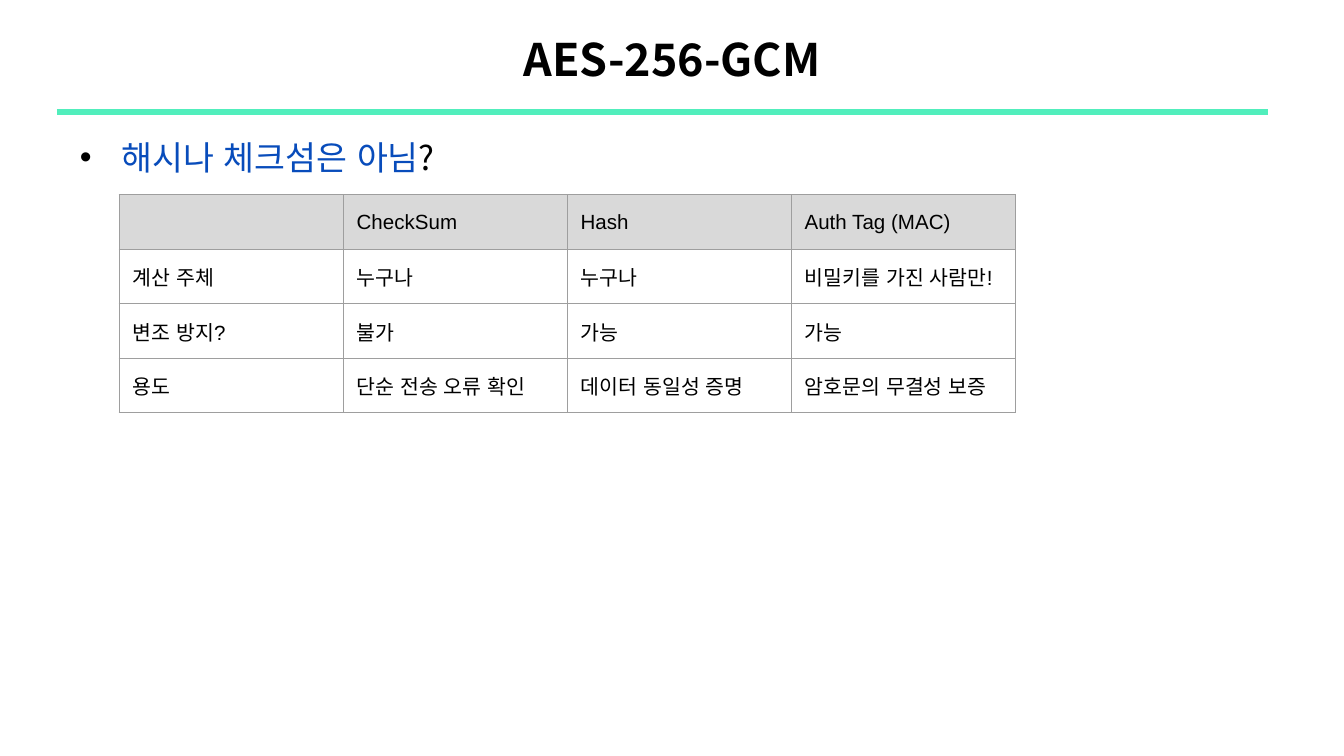
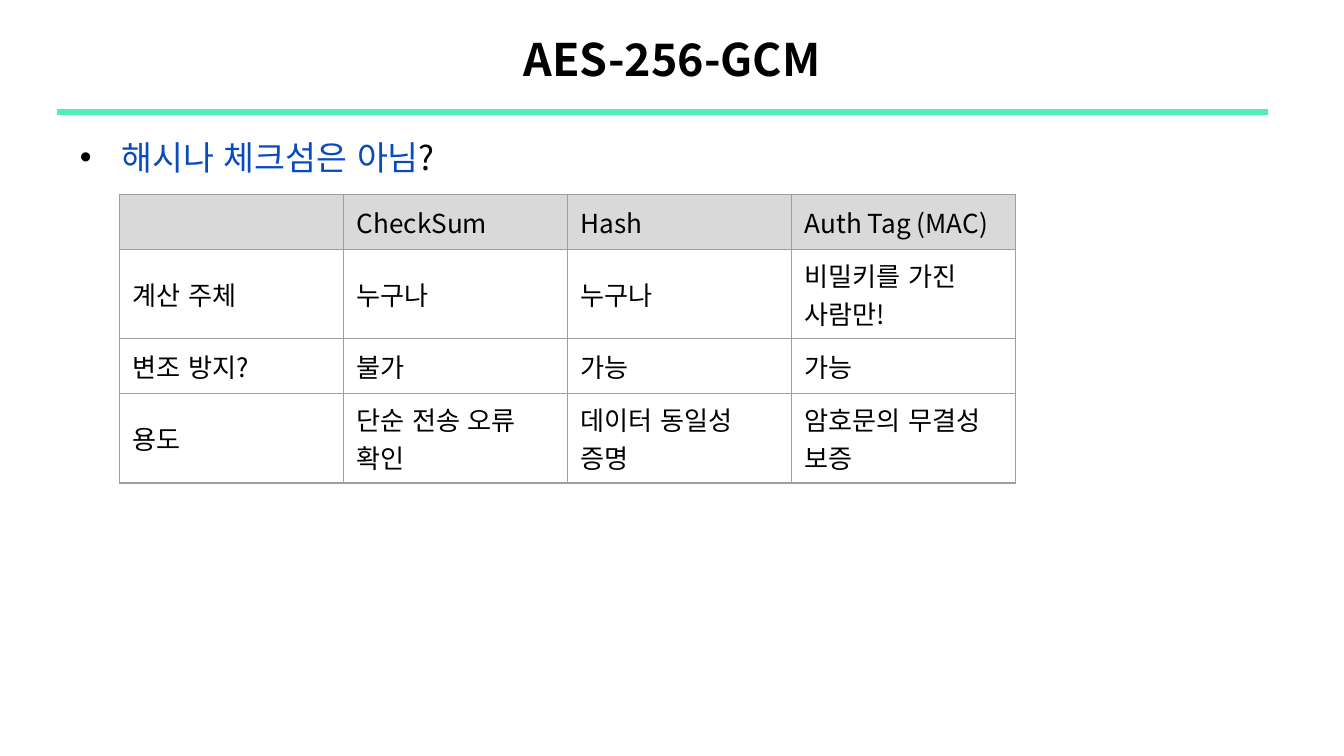
Before and after one commit to sewonpark-sec/SSL-Seminar, a slide deck: slide 16 of 13_Hash.pptx. Drawn at 1344x756 pixels with LibreOffice and Linux fonts; fonts in the diff are those of the drawing. Boxes give left, top, right and bottom in pixels: in the first picture for what was removed or moved away, otherwise in the second. Text is boxed around its words. In the diff, an @@ line names an element or a change of style, - is before the commit and + after.

```diff
--- a/13_Hash.pptx
+++ b/13_Hash.pptx
@@ table at (120,195,1017,478) @@
@@ size 11 to 14 pt, font Arial to Noto Sans CJK KR @@
```
Also in this commit, not shown: 5 other slides changed, 2 slides added.
